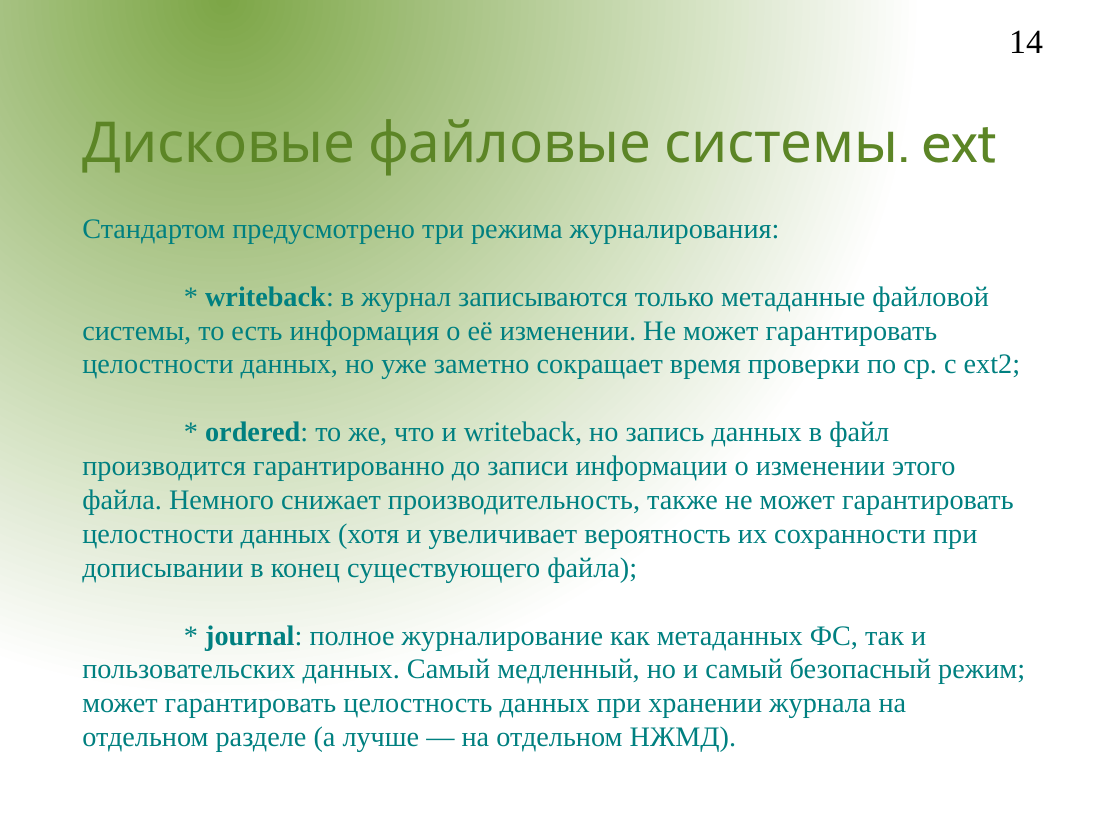
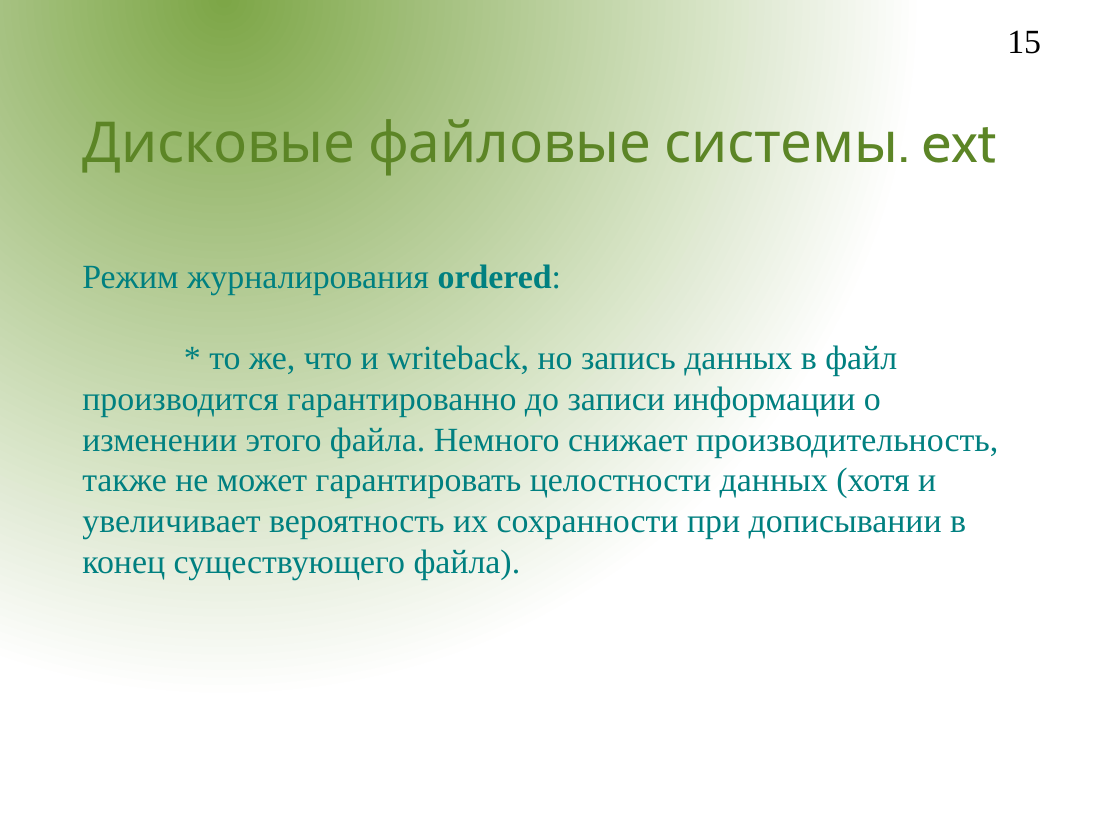
Before and after one commit to aeremenok/a-team-777, a slide deck: slide 15 of sem_9/st/fs.odp (slide 14 before the commit). Drawn at 1120x840 pixels with LibreOffice and Linux fonts; fonts in the diff are those of the drawing; background and template pictures are left out. Boxes give left, top, right and bottom in pixels: in the first picture for what was removed or moved away, otherwise in the second. Text is boxed around its words. In the diff, an @@ line names an element or a change of style, - is before the commit and + after.

```diff
--- a/sem_9/st/fs.odp
+++ b/sem_9/st/fs.odp
@@ page number at (1007,30,1041,54): text changed @@
-14
+15
@@ subtitle at (82,264,998,580): text changed; size 20 to 24 pt @@
-Стандартом предусмотрено три режима журналирования:
-* writeback: в журнал записываются только метаданные файловой системы, то есть информация о её изменении. Не может гарантировать целостности данных, но уже заметно сокращает время проверки по ср. с ext2;
-* ordered: то же, что и writeback, но запись данных в файл производится гарантированно до записи информации о изменении этого файла. Немного снижает производительность, также не может гарантировать целостности данных (хотя и увеличивает вероятность их сохранности при дописывании в конец существующего файла);
-* journal: полное журналирование как метаданных ФС, так и пользовательских данных. Самый медленный, но и самый безопасный режим; может гарантировать целостность данных при хранении журнала на отдельном разделе (а лучше — на отдельном НЖМД).
+Режим журналирования ordered:
+* то же, что и writeback, но запись данных в файл производится гарантированно до записи информации о изменении этого файла. Немного снижает производительность, также не может гарантировать целостности данных (хотя и увеличивает вероятность их сохранности при дописывании в конец существующего файла).
```
Also in this commit, not shown: 8 other slides changed, 3 slides added, 1 slide removed.
